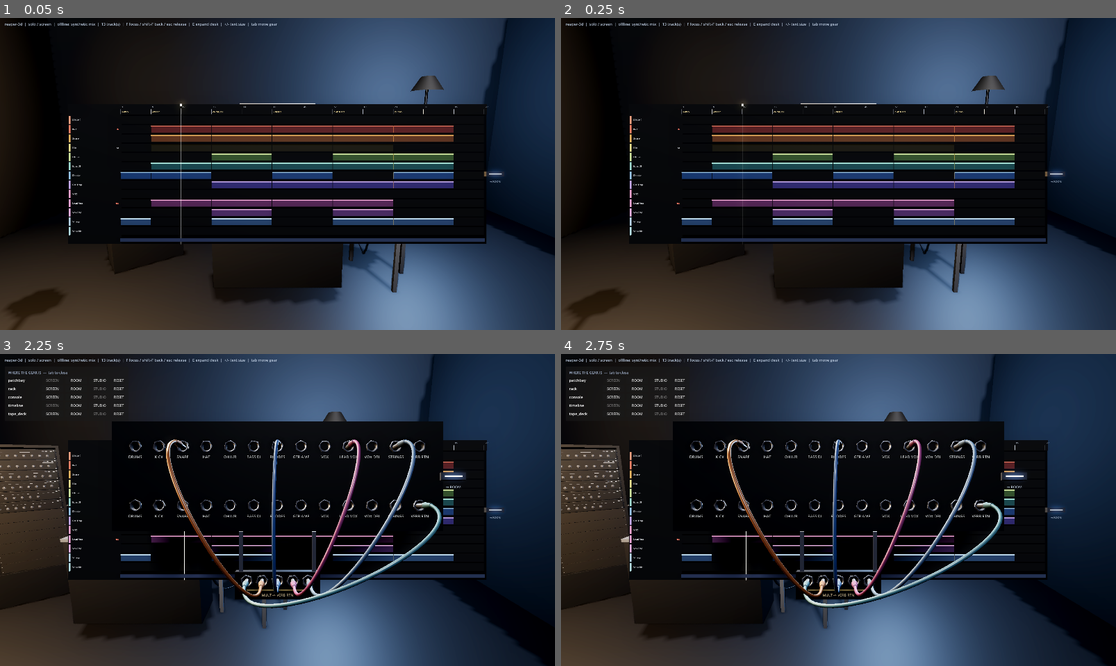
Above: before the commit, frames 1-4 (two rows, left to right).
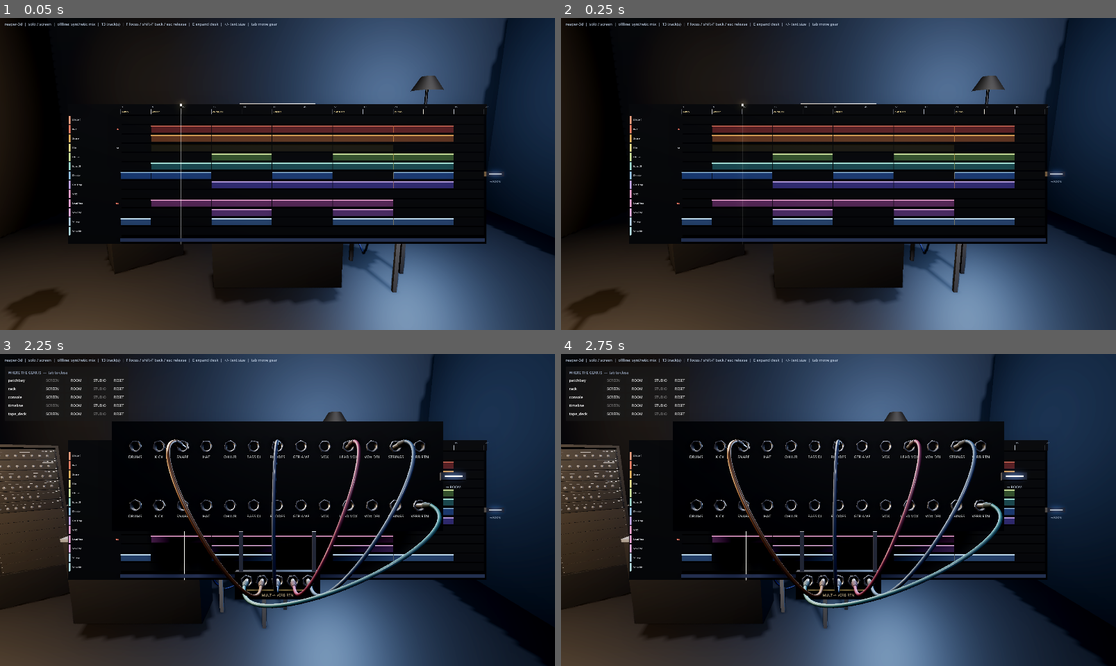
Above: after the commit, the same moments.

Repository: jacob-sabella/gd-dawlings
Game: Godot game, scene res://scenes/bootstrap.tscn
The game is run twice, just before and just after one commit, with the same random seed, the same clock (stepped at 60 frames per second) and the same inputs.
Inputs (mouse positions are in pixels of both pictures, inside the frame that each line leads up to):
- Up to frame 1 (0.05 s): no input
- Up to frame 2 (0.25 s): no input
- Up to frame 3 (2.25 s): tap Enter at 0.5 s; move the mouse to (399, 494) at 0.52 s; hold D 0.53-1.25 s; tap Tab at 0.6 s; click (399, 494) at 0.67 s; drag from (166, 525) to (249, 572) at 1.27 s; click "SCREEN" at 2 s
- Up to frame 4 (2.75 s): no input

The runs differ from the first frame. In frame 1, less than 0.1% of the frame differs, in the area x 64-66%, y 72-75%; in frame 2, less than 0.1%; in frame 3, 2.1%, in the area x 29-80%, y 27-82%; in frame 4, 2.1%.

Commit message:
The cables were pale because the theory about chroma took it out of the wrong end
Patch cables read as plastic drinking straws. The geometry was never the problem -- these
already have proper TRS plugs with tip, ring and sleeve, moulded boots, and a sag tuned
against the furniture. It was the jacket.

The old material darkened the track colour and then lerped it toward grey, reasoning that a
cable in full UI-chroma looks like a graph edge. That is right about chroma and wrong about
which end to take it out of. A pastel track colour darkened and desaturated lands on a pale
muddy mid-tone, and dyed PVC is not a muted anything -- it is dark and vivid at once, low
value and high saturation, which is a corner of the space that "darken it a bit" never
reaches. Saturation floored and value pinned instead.

The second half was the sheen. A 4mm cylinder is almost all grazing angle, so a middling
gloss puts a highlight across most of its apparent width and the cable reads as the colour
of its own sheen -- pastel even before the albedo was addressed. A rough body under a tight
clearcoat gets the round back.

Which then exposed the faceting. Ten radial sides were plenty while the highlight was broad
enough to smear over several flats; narrow it and the specular line comes back dashed, one
bright dot per facet, reading as a chain rather than a cable. Sixteen sides. Sheen width and
tube resolution are the same decision and have to move together -- which is the sort of
thing that only shows up when you change one of them.

Diff:
--- a/hardware/materials.gd
+++ b/hardware/materials.gd
@@ -249,15 +249,28 @@
 	var key := "cable_%s" % colour.to_html(false)
 	return _cached(key, func():
 		var m := StandardMaterial3D.new()
-		# Darkened and desaturated off the track colour. A cable in full UI-chroma looks like a
-		# graph edge; real jacket dye is muted, and the chip on the channel strip is already
-		# carrying the saturated version of this colour.
-		m.albedo_color = colour.darkened(0.42).lerp(Color(0.1, 0.1, 0.11), 0.22)
-		m.roughness = 0.44
+		# Deep and SATURATED, which is the opposite of where this started. The first version
+		# darkened the track colour and then lerped it toward grey, on the theory that full
+		# UI-chroma looks like a graph edge. That theory is right about chroma and wrong about
+		# which end to take it out of: a pastel track colour darkened and desaturated lands on
+		# a pale muddy mid-tone, and a 4mm tube of pale muddy mid-tone under a diffuse room is
+		# a plastic drinking straw. Dyed PVC is dark and vivid at once -- low value, high
+		# saturation -- and that is a corner of the space that "darken it a bit" never reaches.
+		var jacket := colour
+		jacket.s = maxf(jacket.s, 0.62)
+		jacket.v = 0.27
+		m.albedo_color = jacket
+
+		# A rough body under a tight clearcoat, rather than one middling gloss. A 4mm cylinder
+		# is almost all grazing angle, so a broad highlight covers most of its apparent width
+		# and the cable reads as the colour of its own sheen -- which is what made these look
+		# pastel even before the albedo was addressed. Narrow the specular and the tube gets
+		# its shading back: a dark body, a bright line along the top, a visible round.
+		m.roughness = 0.58
 		m.metallic = 0.0
 		m.clearcoat_enabled = true
-		m.clearcoat = 0.55
-		m.clearcoat_roughness = 0.22
+		m.clearcoat = 0.85
+		m.clearcoat_roughness = 0.12
 		return m)
 
 
@@ -290,8 +303,14 @@
 	var key := "boot_%s" % colour.to_html(false)
 	return _cached(key, func():
 		var m := StandardMaterial3D.new()
-		m.albedo_color = colour.darkened(0.45).lerp(Color(0.08, 0.08, 0.09), 0.15)
-		m.roughness = 0.72
+		# Darker than the jacket it strain-reliefs, because a boot is moulded rubber and the
+		# jacket is extruded PVC, and because a boot the same value as the cable makes the
+		# plug look like it grew out of it.
+		var rubber := colour
+		rubber.s = maxf(rubber.s, 0.45)
+		rubber.v = 0.14
+		m.albedo_color = rubber
+		m.roughness = 0.78
 		return m)
 
 
--- a/hardware/patchbay/patch_cable.gd
+++ b/hardware/patchbay/patch_cable.gd
@@ -23,7 +23,14 @@
 ##   JACKET     clearcoat over a rough base, so a specular streak runs the length and follows
 ##              the curve. That streak is most of how the eye reads a cable as round.
 
-const RADIAL := 10
+## Sixteen sides, up from ten.
+##
+## Ten was plenty while the jacket had a broad middling gloss, because a wide highlight
+## smears across several facets and hides every one of them. Narrowing the clearcoat to get
+## the cable's round back immediately exposed the faceting: the specular line came back
+## dashed, one bright dot per flat, which reads as a chain rather than a cable. Sheen width
+## and tube resolution are the same decision and have to move together.
+const RADIAL := 16
 const SPINE := 32
 const JACKET_RADIUS := 0.0022
 
